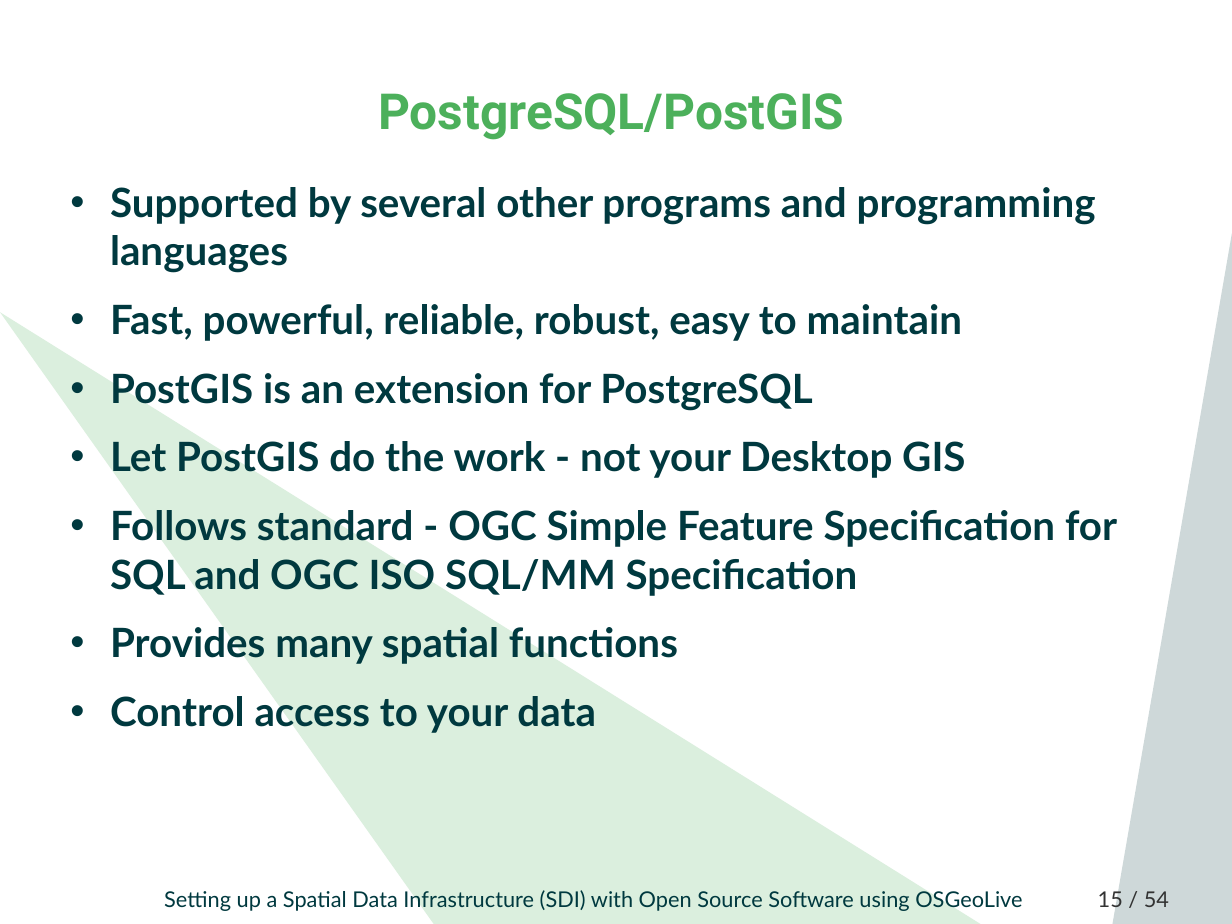
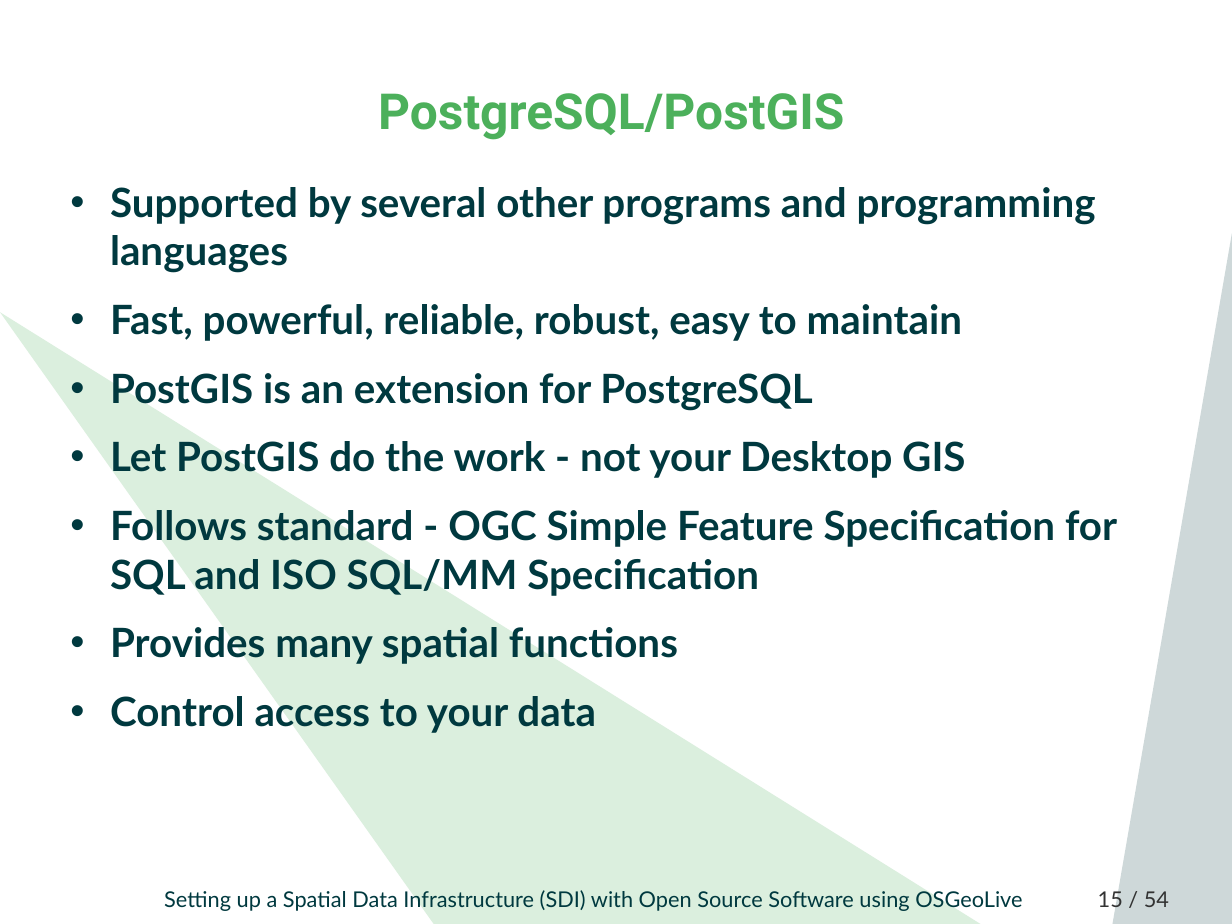
Before and after one commit to astroidex/foss4g-2019-workshop-sdi-with-osgeolive, a slide deck: slide 15 of FOSS4G_2019_SDI_OSGeoLive_Workshop.odp. Drawn at 1232x924 pixels with LibreOffice and Linux fonts; fonts in the diff are those of the drawing; background and template pictures are left out. Boxes give left, top, right and bottom in pixels: in the first picture for what was removed or moved away, otherwise in the second. Text is boxed around its words. In the diff, an @@ line names an element or a change of style, - is before the commit and + after.

```diff
--- a/FOSS4G_2019_SDI_OSGeoLive_Workshop.odp
+++ b/FOSS4G_2019_SDI_OSGeoLive_Workshop.odp
@@ text at [110,510,1117,596]: text changed @@
-• Follows standard - OGC Simple Feature Specification for SQL and OGC ISO SQL/MM Specification
+• Follows standard - OGC Simple Feature Specification for SQL and ISO SQL/MM Specification
```
Also in this commit, not shown: 1 other file.
